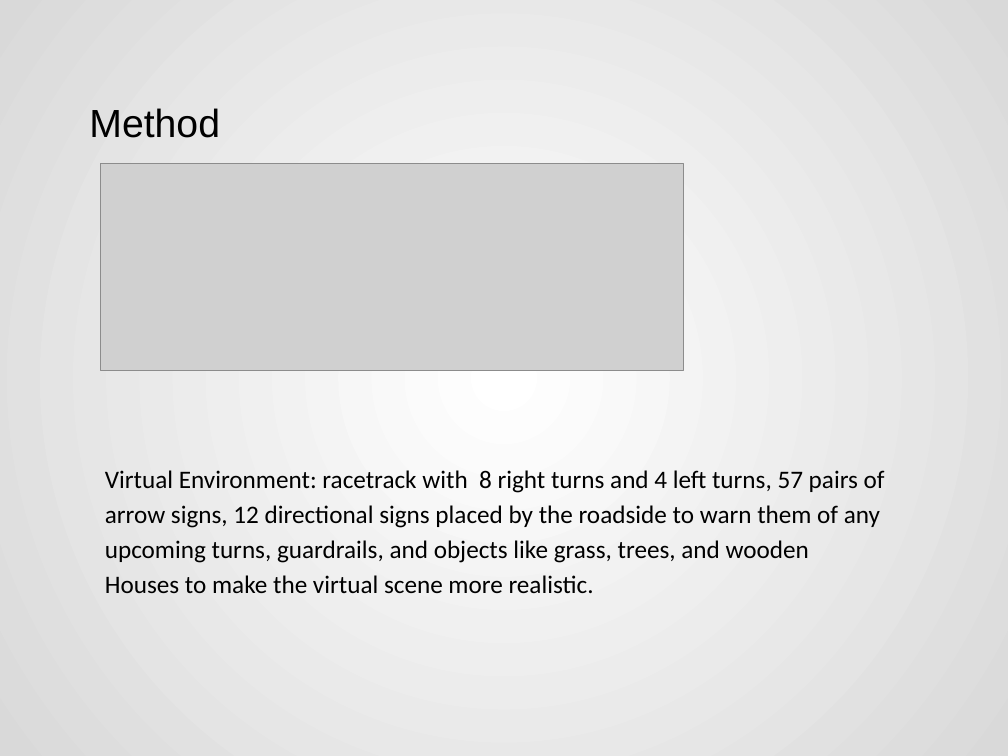
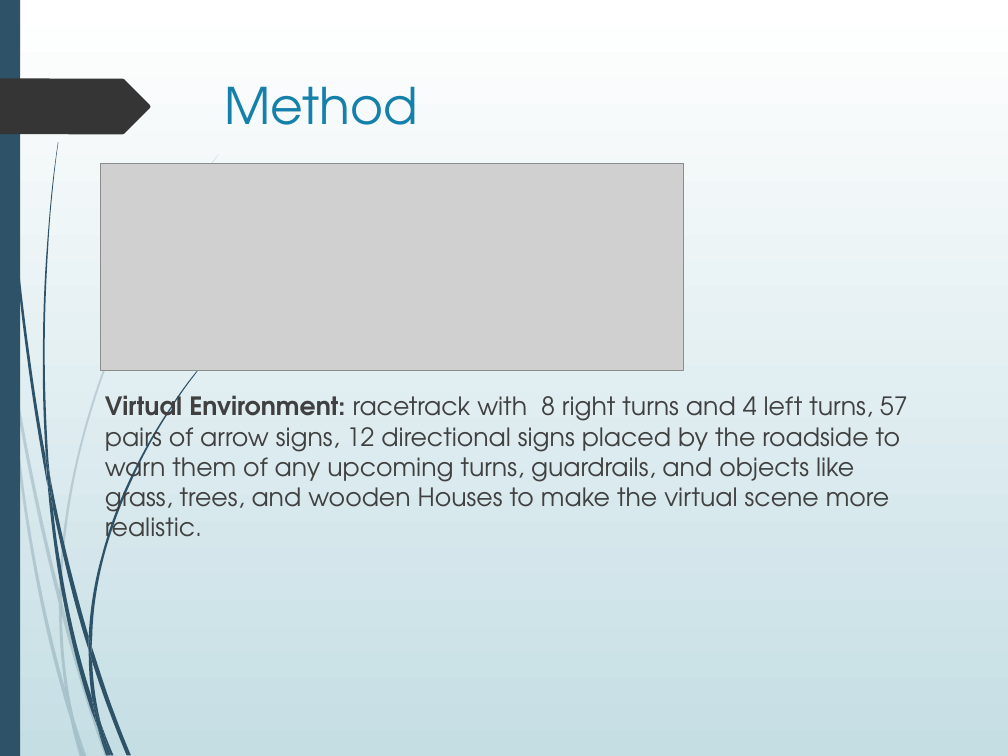
Before and after one commit to Akash3121/3D, a slide deck: slide 9 of Paper-Presentation/Akash - VR_Sickness_Mitigation_Methods_Presentation.pptx (slide 10 before the commit). Drawn at 1008x756 pixels with LibreOffice and Linux fonts; fonts in the diff are those of the drawing; grey boxes stand for pictures. Boxes give left, top, right and bottom in pixels: in the first picture for what was removed or moved away, otherwise in the second. Text is boxed around its words. In the diff, an @@ line names an element or a change of style, - is before the commit and + after.

```diff
--- a/Paper-Presentation/Akash - VR_Sickness_Mitigation_Methods_Presentation.pptx
+++ b/Paper-Presentation/Akash - VR_Sickness_Mitigation_Methods_Presentation.pptx
@@ background gradient #FFFFFF to #D9D9D9 to gradient #FFFFFF to #C5DEE5 @@
@@ rectangle added at box(0, 0, 20, 756), fill #2E5369 @@
@@ freeform shape added at box(0, 79, 150, 135), fill #353535 @@
@@ title "Method": place and size @@
-title "Method" at box(89, 108, 220, 138)
+title "Method" at box(224, 86, 417, 125)
@@ title "Method" at box(224, 86, 417, 125): size 28 to 36 pt, font Arial to TeX Gyre Adventor, text colour #000000 to #1581AA; vertical alignment middle to top @@
@@ text "Virtual Environment: racetrack with 8 ..." at box(105, 390, 908, 548): vertical alignment middle to top @@
@@ text at box(105, 390, 908, 548): text changed; font Calibri to TeX Gyre Adventor; text colour #000000 to #404040 @@
-Virtual Environment: racetrack with 8 right turns and 4 left turns, 57 pairs of arrow signs, 12 directional signs placed by the roadside to warn them of any upcoming turns, guardrails, and objects like grass, trees, and wooden
-Houses to make the virtual scene more realistic.
+Virtual Environment: racetrack with 8 right turns and 4 left turns, 57 pairs of arrow signs, 12 directional signs placed by the roadside to warn them of any upcoming turns, guardrails, and objects like grass, trees, and wooden Houses to make the virtual scene more realistic.
@@ group added at box(0, 154, 219, 756): 10 freeform shapes @@
@@ group added at box(2, 0, 218, 756): 12 freeform shapes @@
```
Also in this commit, not shown: 18 other slides changed, 1 slide removed.
